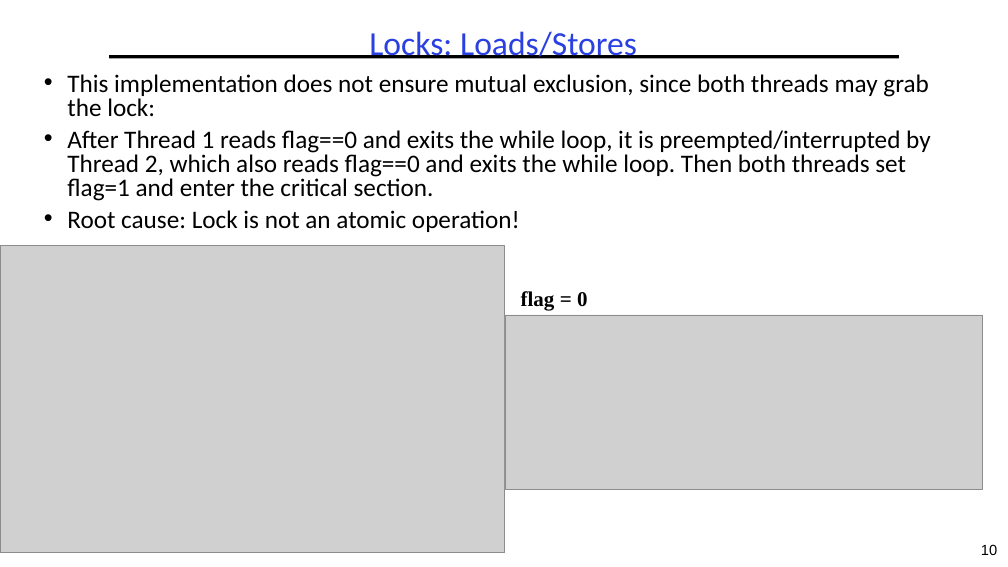
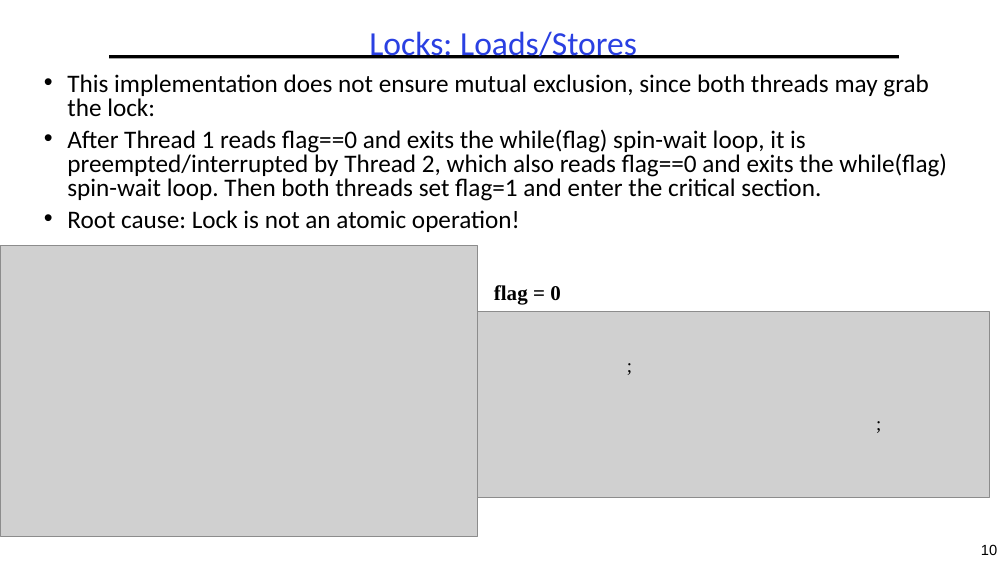
Before and after one commit to guhofstra/CSC112Fa26, a slide deck: slide 10 of PPTs/L3-Synchronization.pptx. Drawn at 1008x567 pixels with LibreOffice and Linux fonts; fonts in the diff are those of the drawing; grey boxes stand for pictures. Boxes give left, top, right and bottom in pixels: in the first picture for what was removed or moved away, otherwise in the second. Text is boxed around its words. In the diff, an @@ line names an element or a change of style, - is before the commit and + after.

```diff
--- a/PPTs/L3-Synchronization.pptx
+++ b/PPTs/L3-Synchronization.pptx
@@ text at (67,130,947,201): text changed @@
-• After Thread 1 reads flag==0 and exits the while loop, it is preempted/interrupted by Thread 2, which also reads flag==0 and exits the while loop. Then both threads set flag=1 and enter the critical section.
+• After Thread 1 reads flag==0 and exits the while(flag) spin-wait loop, it is preempted/interrupted by Thread 2, which also reads flag==0 and exits the while(flag) spin-wait loop. Then both threads set flag=1 and enter the critical section.
@@ picture: place and size @@
-picture at (0,246,505,553)
+picture at (0,246,478,536)
@@ text "flag = 0": place and size @@
-text "flag = 0" at (521,291,588,311)
+text "flag = 0" at (494,285,561,305)
@@ picture: place and size @@
-picture at (505,315,983,490)
+picture at (478,312,990,498)
@@ text added at (619,350,653,380), 18 pt, text #000000 @@
+;
@@ text added at (869,408,902,438), 18 pt, text #000000 @@
+;
```
Also in this commit, not shown: 2 other files.
